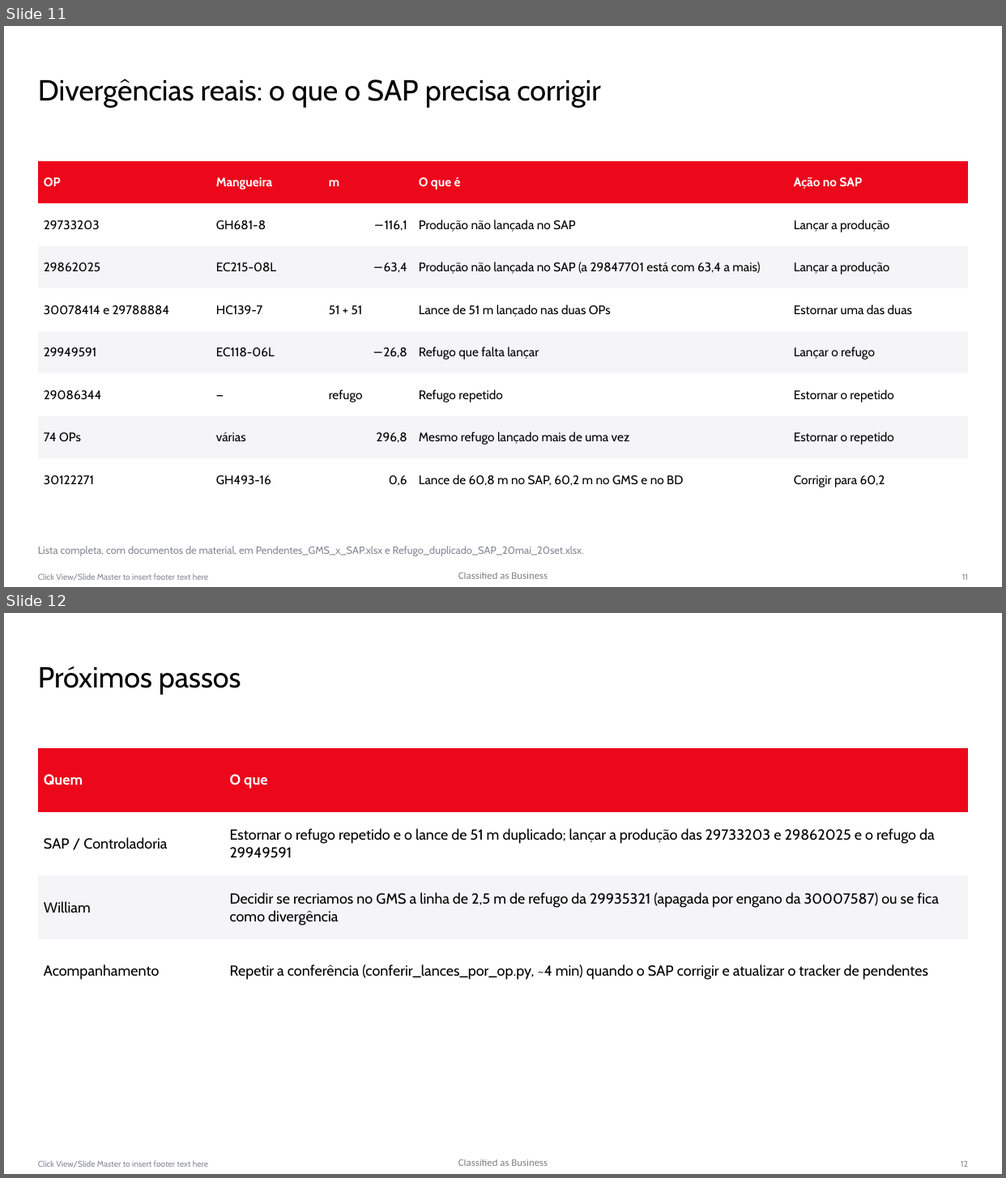
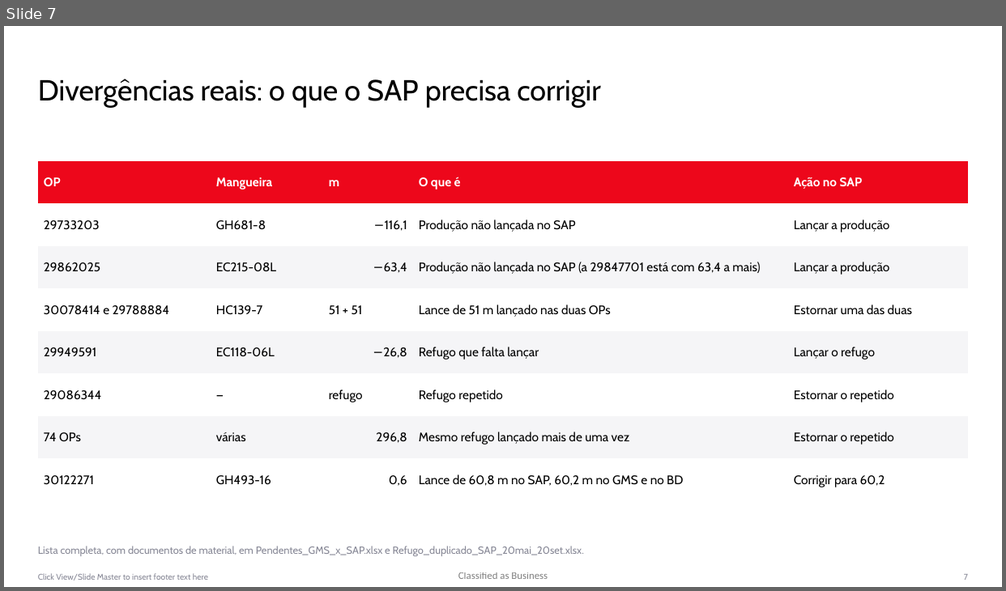
Before and after one commit to WilliamNRAmorim/Projetos, a slide deck: Producao_GMS_x_MB51/Apresentação/Tratativas_GMS_x_SAP.pptx. Shown one above the other, each under a label of ours: slides 11 and 12 before the commit, slide 7 after it. The pictures are 1006x1178 and 1006x591 pixels, drawn with LibreOffice and Linux fonts; fonts in the diff are those of the drawing; background and template pictures are left out. Boxes give left, top, right and bottom in pixels: in the first picture for what was removed or moved away, otherwise in the second. Text is boxed around its words. In the diff, an @@ line names an element or a change of style, - is before the commit and + after.

```diff
--- a/Producao_GMS_x_MB51/Apresentação/Tratativas_GMS_x_SAP.pptx
+++ b/Producao_GMS_x_MB51/Apresentação/Tratativas_GMS_x_SAP.pptx
@@ slide 12 removed at [4,613,1002,1174], background #FFFFFF; not listed: 3 template elements that a slide beside it also shows @@
@@ title removed at [38,666,241,695] @@
-Próximos passos
@@ table removed at [38,747,968,1003], 4 rows, 2 columns @@
-Quem | O que
-SAP / Controladoria | Estornar o refugo repetido e o lance de 51 m duplicado; lançar a produção das 29733203 e 29862025 e o refugo da 29949591
-William | Decidir se recriamos no GMS a linha de 2,5 m de refugo da 29935321 (apagada por engano da 30007587) ou se fica como divergência
-Acompanhamento | Repetir a conferência (conferir_lances_por_op.py, ~4 min) quando o SAP corrigir e atualizar o tracker de pendentes
@@ what was slide 11 is now slide 7 @@
@@ page number at [964,574,968,580]: text changed @@
-11
+7
```
Also in this commit, not shown: 4 slides changed, 4 other slides removed, 4 other files.
